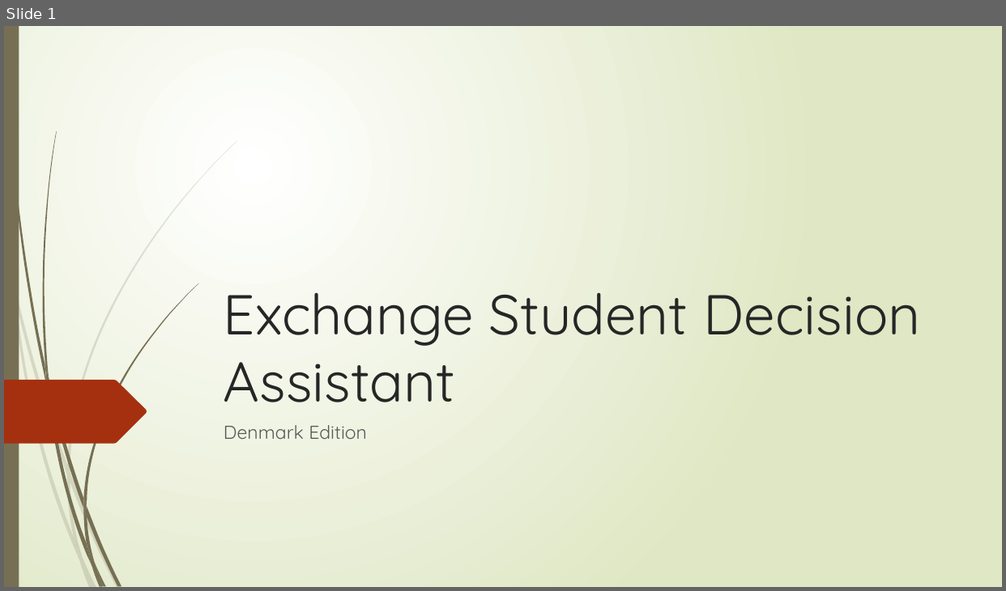
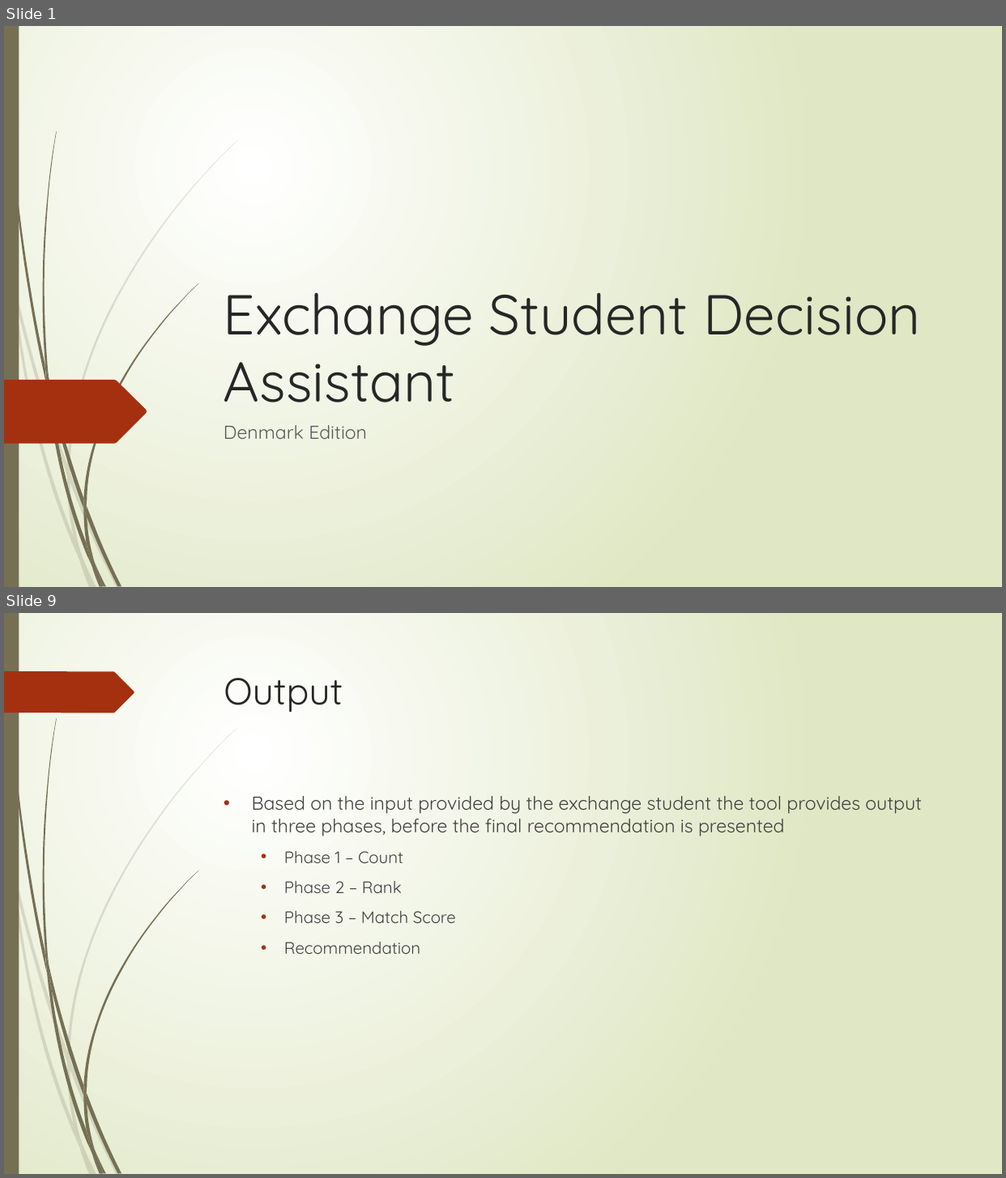
Before and after one commit to VintageVinyl/Coursera_Capstone, a slide deck: Exchange Student Decision Assistant.pptx. Shown one above the other, each under a label of ours: slide 1 before the commit, slides 1 and 9 after it; the slides between them are not shown. The pictures are 1006x591 and 1006x1178 pixels, drawn with LibreOffice and Linux fonts; fonts in the diff are those of the drawing. Boxes give left, top, right and bottom in pixels: in the first picture for what was removed or moved away, otherwise in the second. Text is boxed around its words. In the diff, an @@ line names an element or a change of style, - is before the commit and + after.

```diff
--- a/Exchange Student Decision Assistant.pptx
+++ b/Exchange Student Decision Assistant.pptx
@@ slide 9 added at (4,613,1002,1174), background gradient #FFFFFF to #DFE8C4; not listed: 23 template elements that a slide beside it also shows @@
@@ freeform shape added at (4,671,134,713), fill #A53010 @@
@@ title added at (224,678,343,713), 36 pt, text #262626 @@
+Output
@@ text added at (252,796,922,954), 18 pt, text #404040 @@
+• Based on the input provided by the exchange student the tool provides output in three phases, before the final recommendation is presented
+  • Phase 1 – Count
+  • Phase 2 – Rank
+  • Phase 3 – Match Score
+  • Recommendation
```
Also in this commit, not shown: 10 other slides added, 5 slides removed.
